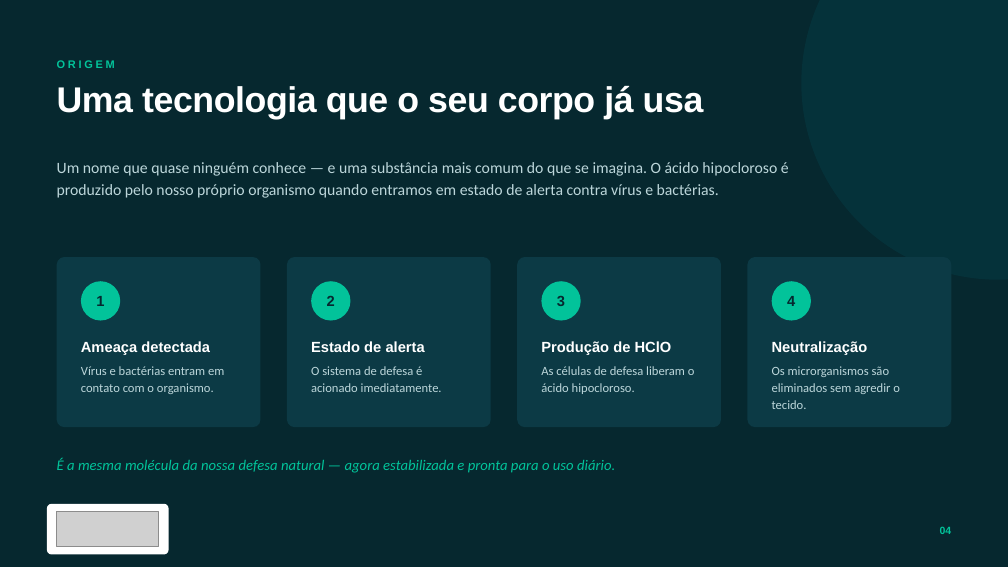
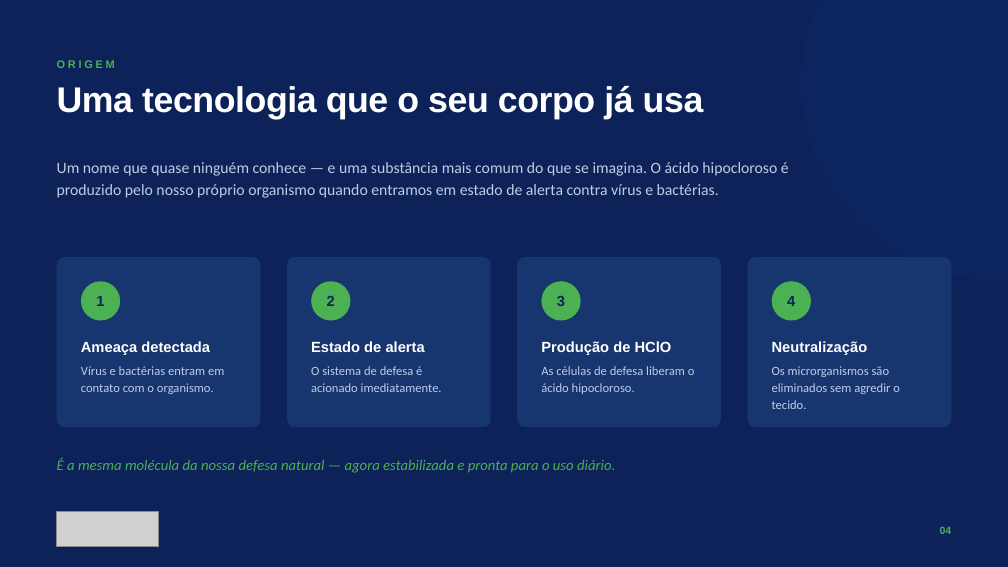
Before and after one commit to eglisbandeira40/Victor, a slide deck: slide 4 of apresentacao/Acido-Hipocloroso-Apresentacao.pptx. Drawn at 1008x567 pixels with LibreOffice and Linux fonts; fonts in the diff are those of the drawing; grey boxes stand for pictures. Boxes give left, top, right and bottom in pixels: in the first picture for what was removed or moved away, otherwise in the second. Text is boxed around its words. In the diff, an @@ line names an element or a change of style, - is before the commit and + after.

```diff
--- a/apresentacao/Acido-Hipocloroso-Apresentacao.pptx
+++ b/apresentacao/Acido-Hipocloroso-Apresentacao.pptx
@@ background #06282F to #0C2259 @@
@@ ellipse at [802,0,1008,280]: fill #028090 at 12% opacity to #17418C at 12% opacity @@
@@ fill #0C3A45 to #17356E in 4 elements at [57,257,261,427], [287,257,492,427], [517,257,721,427], [748,257,952,427] @@
@@ text colour #06282F to #0C2259 in 4 elements at [96,296,104,306], [327,296,335,306], [557,296,565,306], [787,296,795,306] @@
@@ fill #02C39A to #4CB152 in 4 elements at [81,281,120,321], [312,281,351,321], [541,281,581,321], [772,281,811,321] @@
@@ text colour #BCD6DA to #BFCCE6 in 5 elements at [57,162,789,198], [81,366,224,394], [311,366,442,392], [541,366,695,394], [772,366,900,409] @@
@@ rounded rectangle removed at [47,504,169,554] @@
@@ text colour #02C39A to #4CB152 in 3 elements at [57,60,115,68], [57,458,615,473], [940,527,952,534] @@
```
Also in this commit, not shown: 10 other slides changed, 3 other files.
